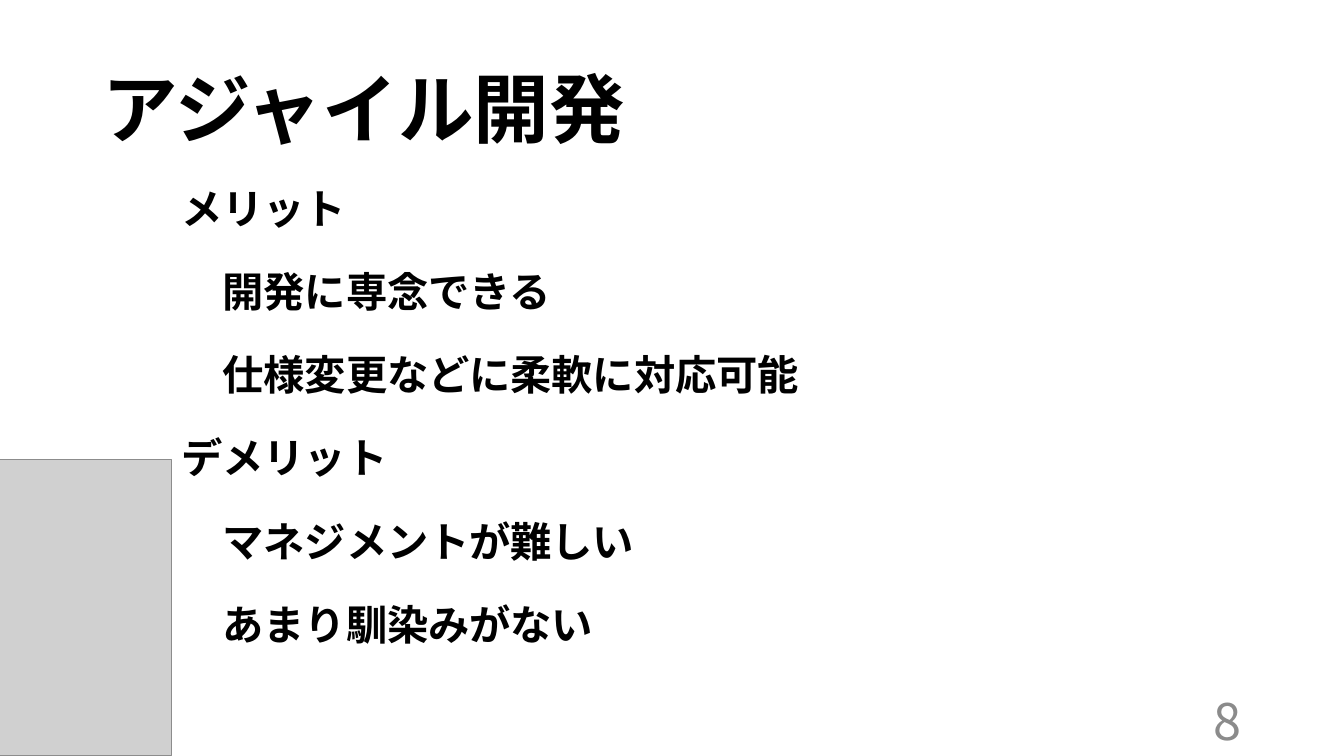
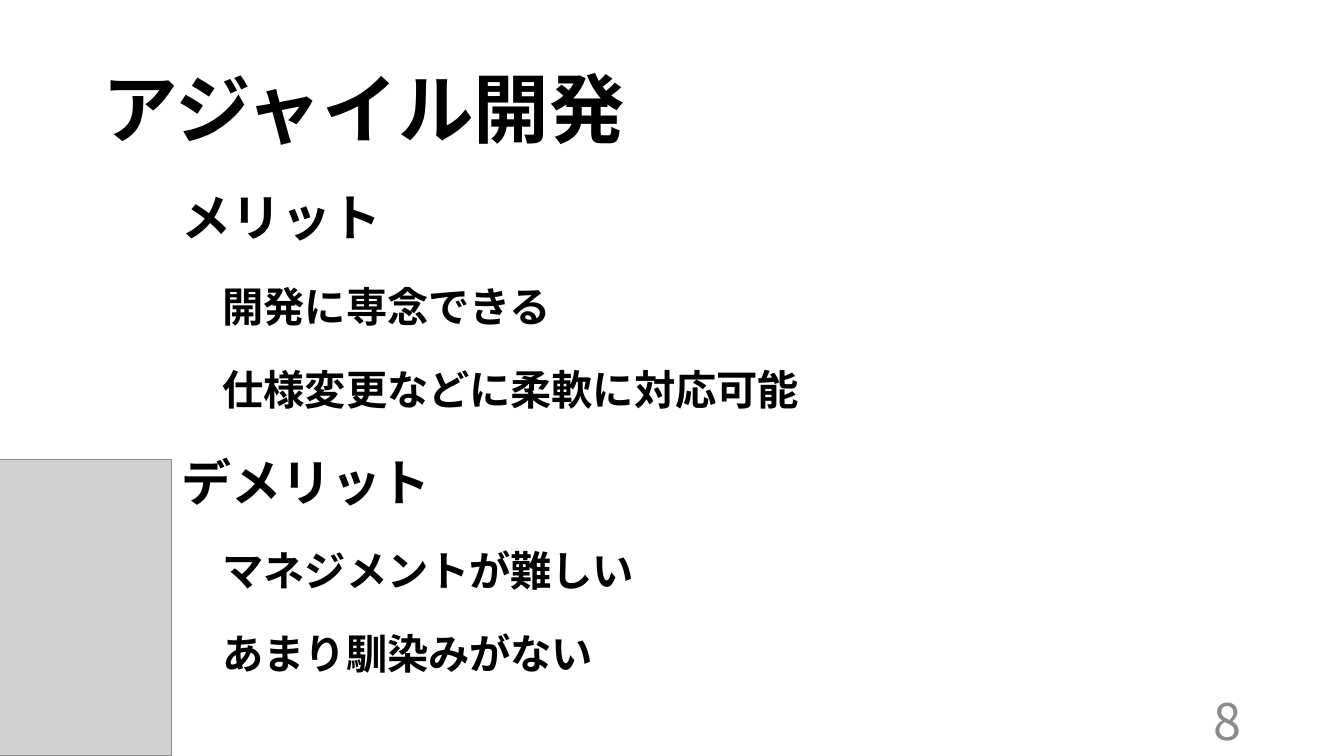
Before and after one commit to kazukiyoshida96/PM-, a slide deck: slide 9 of 最終.pptx. Drawn at 1344x756 pixels with LibreOffice and Linux fonts; fonts in the diff are those of the drawing; grey boxes stand for pictures. Boxes give left, top, right and bottom in pixels: in the first picture for what was removed or moved away, otherwise in the second. Text is boxed around its words. In the diff, an @@ line names an element or a change of style, - is before the commit and + after.

```diff
--- a/最終.pptx
+++ b/最終.pptx
@@ text at (181,196,430,506): size 29.4 to 35.6 pt in "メリット", "デメリット" @@
```
Also in this commit, not shown: 1 other slide changed.
